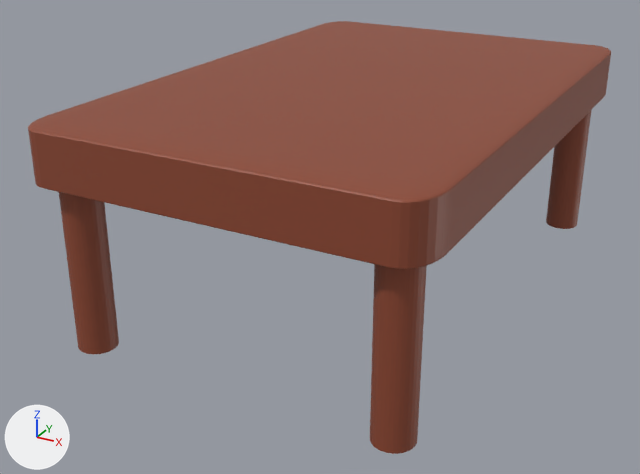
Renders of the Blender file Unity/Kykyky-Final-Project/Kykyky/Assets/Models/Furniture/Table_Basse.blend from each side of a commit.
The view is the same before and after, from a camera (50 mm lens) standing at (1.365, -1.754, 0.8) and looking at (0.57, -0.308, 0.077). The axes (+X, +Y, +Z) are drawn at lower left. The lights are the same throughout. The older version comes first.
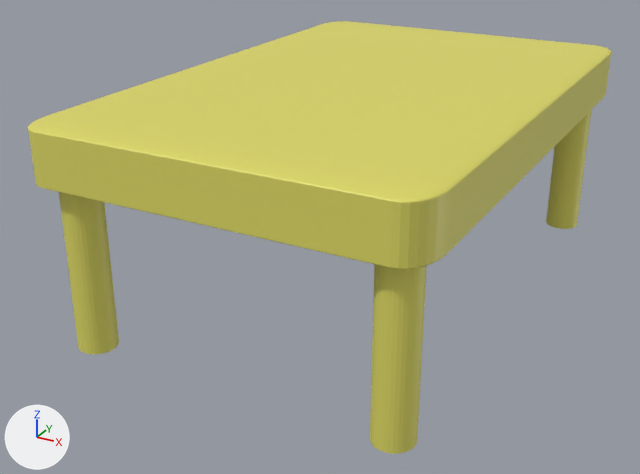
Where the change shows, as pixel boxes (x1, y1, x2, y2) in the pictures (640 x 474 px):
'Cube', recoloured (brown to yellow): (28, 21, 611, 454) in both

What the commit changed:
Material 'Material.001' (mat_material_001) changes colour from brown #8e4831 to yellow #dfda65; in linear values from (0.27, 0.0648, 0.0307) to (0.738, 0.701, 0.13).
Material 'Material.003' (mat_material_003) changes colour from brown #8e4831 to yellow #dfda65; in linear values from (0.27, 0.0648, 0.0307) to (0.738, 0.701, 0.13).
Material 'Material.002' (mat_material_002) changes colour from brown #8e4831 to yellow #dfda65; in linear values from (0.27, 0.0648, 0.0307) to (0.738, 0.701, 0.13).
Material 'Material.005' (mat_material_005) changes colour from brown #8e4831 to yellow #dfda65; in linear values from (0.27, 0.0648, 0.0307) to (0.738, 0.701, 0.13).
